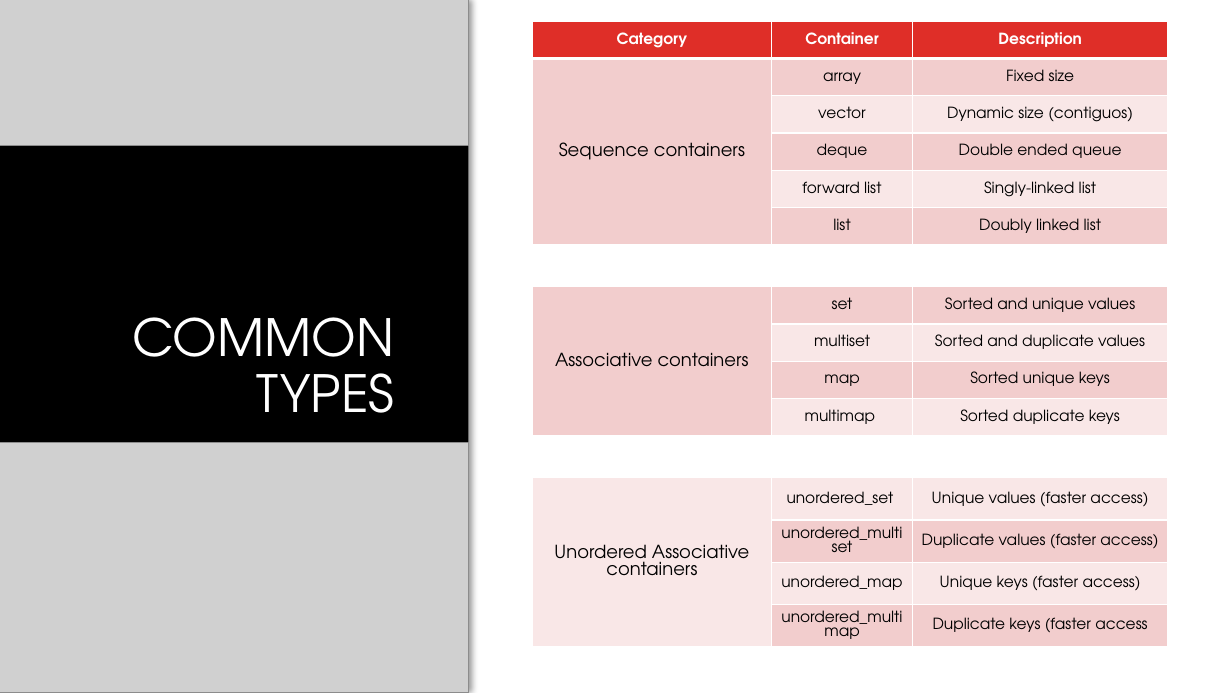
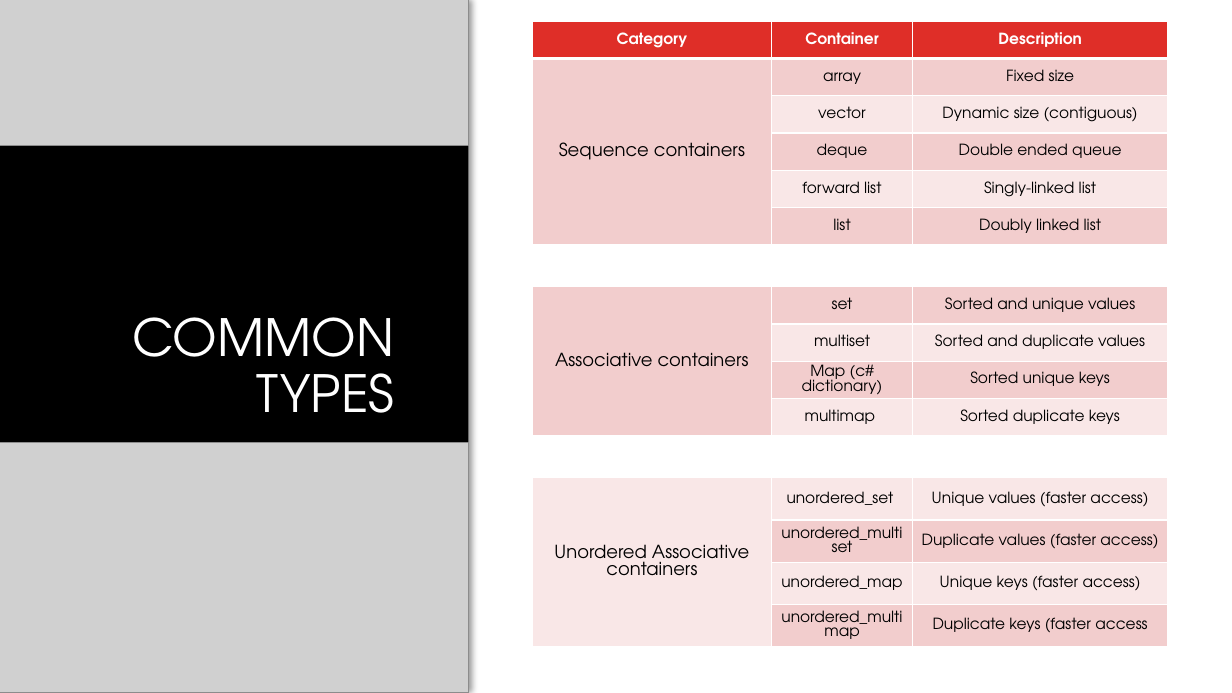
Before and after one commit to shachash1984/Tiltan_UnrealEngineCourse, a slide deck: slide 7 of Classes/Class_8/STL_Containers.pptx (slide 8 before the commit). Drawn at 1232x693 pixels with LibreOffice and Linux fonts; fonts in the diff are those of the drawing; grey boxes stand for pictures; background and template pictures are left out. Boxes give left, top, right and bottom in pixels: in the first picture for what was removed or moved away, otherwise in the second. Text is boxed around its words. In the diff, an @@ line names an element or a change of style, - is before the commit and + after.

```diff
--- a/Classes/Class_8/STL_Containers.pptx
+++ b/Classes/Class_8/STL_Containers.pptx
@@ table at <box>532,21,1168,662</box> @@
-row 3, column 3: Dynamic size (contiguos)
+row 3, column 3: Dynamic size (contiguous)
-row 10, column 2: map
+row 10, column 2: Map (c# dictionary)
```
Also in this commit, not shown: 1 other slide changed, 1 slide removed, 5 other files.
